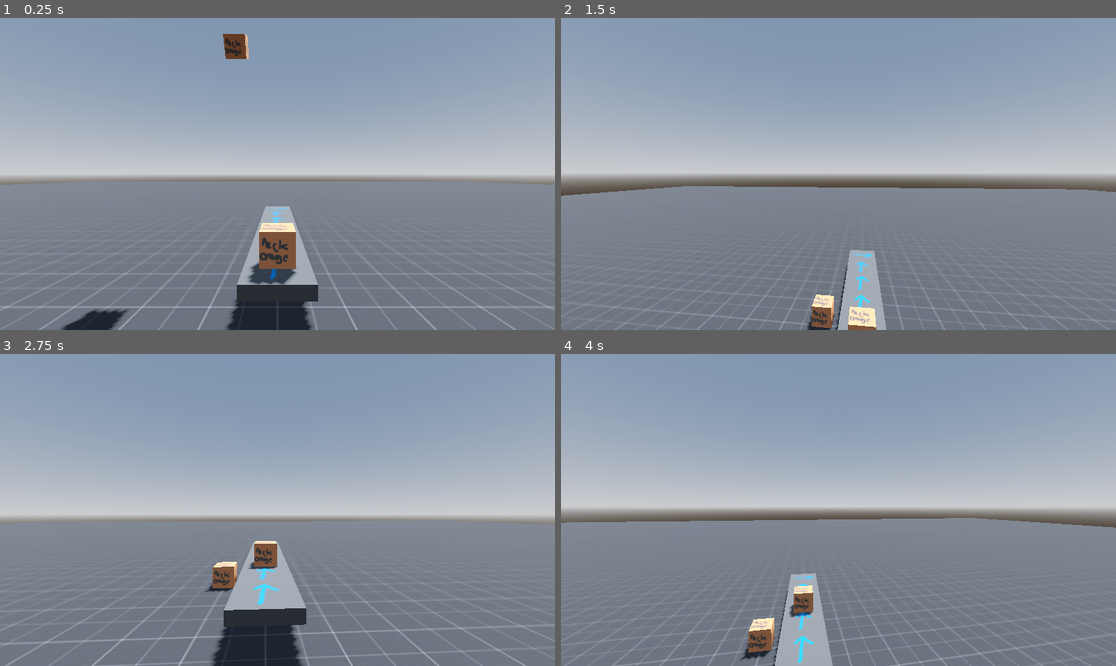
Above: before the commit, frames 1-4 (two rows, left to right).
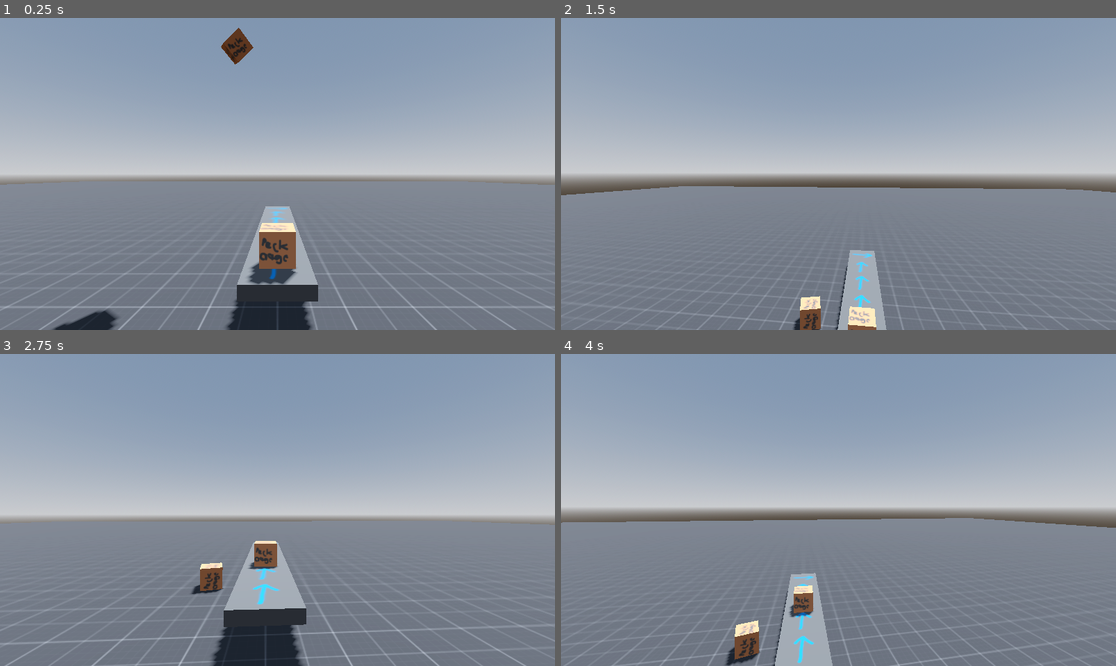
Above: after the commit, the same moments.

Repository: MrSeven3/The-Flavortown-Port
Game: Godot game, scene res://scenes/testing/testing_scene.tscn
Two runs of this game, one before a commit and one after it. Both use one fixed random seed, a clock stepped at 60 frames per second and the inputs below.
Inputs (mouse positions are in pixels of both pictures, inside the frame that each line leads up to):
- Up to frame 1 (0.25 s): no input
- Up to frame 2 (1.5 s): tap Enter at 0.5 s; move the mouse to (866, 174) at 0.52 s; hold Up from 0.53 s (still down); tap Alt at 0.6 s; tap Space at 0.77 s; move the mouse to (810, 174) at 1.27 s; tap Shift at 1.35 s
- Up to frame 3 (2.75 s): keep holding Up; tap Space at 1.52 s; move the mouse to (288, 503) at 2.02 s; tap Alt at 2.1 s
- Up to frame 4 (4 s): keep holding Up; move the mouse to (832, 516) at 2.77 s; tap Shift at 2.85 s; tap Space at 3.02, 3.77 s; move the mouse to (877, 513) at 3.52 s; tap Alt at 3.6 s

The runs differ from the first frame. In frame 1, 0.4% of the frame differs, in the area x 1-98%, y 3-100%; in frame 2, 0.6%; in frame 3, 0.6%; in frame 4, 0.8%, in the area x 0-100%, y 52-100%.

Commit message:
CONVEYORS ACTUALLY WORK

Diff:
--- /dev/null
+++ b/globals/utils.gd
@@ -0,0 +1,10 @@
+extends Node
+
+func log(caller:Node,message:String) -> void:
+	print("["+str(caller.get_path())+"] "+message)
+
+func search_array(array:Array, value) -> int:
+	for i in range(len(array)-1):
+		if array[i] == value:
+			return i
+	return -1
--- a/project.godot
+++ b/project.godot
@@ -19,6 +19,10 @@
 config/features=PackedStringArray("4.6", "Forward Plus")
 config/icon="res://icon.svg"
 
+[autoload]
+
+Utils="*uid://b4e7g8mirc5s1"
+
 [editor_plugins]
 
 enabled=PackedStringArray("res://addons/godot_super-wakatime/plugin.cfg")
--- a/scenes/testing/testing_scene.tscn
+++ b/scenes/testing/testing_scene.tscn
@@ -37,14 +37,16 @@
 [node name="Floor" type="StaticBody3D" parent="." unique_id=1723114340]
 
 [node name="CollisionShape3D" type="CollisionShape3D" parent="Floor" unique_id=1734414686]
+visible = false
 shape = SubResource("BoxShape3D_g2foc")
 
 [node name="MeshInstance3D" type="MeshInstance3D" parent="Floor" unique_id=1487616229]
+transform = Transform3D(1, 0, 0, 0, 1, 0, 0, 0, 1, -1, 0, 0)
 mesh = SubResource("BoxMesh_kiqwp")
 skeleton = NodePath("../..")
 
 [node name="ShippingCrate" parent="." unique_id=344893090 instance=ExtResource("2_g2foc")]
-transform = Transform3D(1, 0, 0, 0, 0.8660253, -0.49999997, 0, 0.49999997, 0.8660253, -1, 6.150027, -2)
+transform = Transform3D(0.70710677, -0.6123724, 0.35355338, 0.70710677, 0.6123724, -0.35355338, 0, 0.5, 0.8660253, -1, 6.150027, -2)
 
 [node name="ShippingCrate2" parent="." unique_id=783893628 instance=ExtResource("2_g2foc")]
 transform = Transform3D(1, 0, 0, 0, 1, 0, 0, 0, 1, 0, 2, 0)
@@ -65,7 +67,7 @@
 transform = Transform3D(1, 0, 0, 0, 0.99999994, 0, 0, 0, 0.99999994, 0, 1, -4)
 
 [node name="StraightConveyor7" parent="." unique_id=1038607488 instance=ExtResource("3_ix85o")]
-transform = Transform3D(-4.371139e-08, 0, -1, 0, 1, 0, 1, 0, -4.371139e-08, 0, 1, -5)
+transform = Transform3D(-4.371138e-08, 0, -1, 0, 1, 0, 1, 0, -4.371138e-08, 0, 1, -5)
 
 [node name="Player" parent="." unique_id=399662573 instance=ExtResource("4_kiqwp")]
 transform = Transform3D(1, 0, 0, 0, 1, 0, 0, 0, 1, 0, 1, 3)
--- a/template/conveyors/straight_conveyor.gd
+++ b/template/conveyors/straight_conveyor.gd
@@ -6,7 +6,7 @@
 #unoptimized ahh logic, but it works, only does overlap checks every frame
 
 func _physics_process(_delta: float) -> void:
-	conveyor_belt_dir = Vector3(0,0,-1) * global_transform.basis
+	conveyor_belt_dir = global_transform.basis * Vector3(0,0,-1)
 
 	var intersecting_objects = $Area3D.get_overlapping_bodies()
 	for object in intersecting_objects:
@@ -16,12 +16,14 @@
 
 func conveyor(object:Node3D) -> void:
 	if object.has_method("apply_dir"):
-		conveyor_belt_dir = Vector3(0,0,-1) * global_transform.basis
+		conveyor_belt_dir = global_transform.basis * Vector3(0,0,-1)
 		object.is_on_belt = true
 		object.call("apply_dir",conveyor_belt_dir)
+		Utils.log(self,str(conveyor_belt_dir))
 
 func stop_conveyoring(object:Node3D) -> void:
 	if object.has_method("apply_dir"):
-		conveyor_belt_dir = Vector3(0,0,-1) * global_transform.basis
+		conveyor_belt_dir = global_transform.basis * Vector3(0,0,-1)
 		object.is_on_belt = false
 		object.call("apply_dir",-conveyor_belt_dir)
+		Utils.log(self,str(conveyor_belt_dir))
--- a/template/conveyors/straight_conveyor.tscn
+++ b/template/conveyors/straight_conveyor.tscn
@@ -19,6 +19,7 @@
 size = Vector3(1, 0.2, 1)
 
 [node name="StraightConveyor" type="RigidBody3D" unique_id=1818859155]
+transform = Transform3D(-1, 0, 8.742278e-08, 0, 1, 0, -8.742278e-08, 0, -1, 0, 0, 0)
 gravity_scale = 0.0
 freeze = true
 freeze_mode = 1
--- a/template/player/player.gd
+++ b/template/player/player.gd
@@ -1,11 +1,10 @@
 extends CharacterBody3D
 
 const mouse_sensitivity = 0.002
-
 const jump_vel:float = 6.5
 
-const regular_speed = 2.5
-const sprint_speed = 4.5
+const regular_speed = 3.5
+const sprint_speed = 5.5
 var speed:float
 
 var should_jump:bool = false #means the player will jump on the next physics tick
--- a/template/shippingCrate/shipping_crate.gd
+++ b/template/shippingCrate/shipping_crate.gd
@@ -3,28 +3,21 @@
 var belt_velocity:Vector3 = Vector3.ZERO
 var is_on_belt:bool = false
 
-var conveyor_force := Vector3(-3,-3,-3)
+var conveyor_force := Vector3(3,3,3)
 var conveyor_dir := Vector3.ZERO
 
 @export var bounce:float = 0.3
 
 func apply_dir(dir:Vector3) -> void: #called by conveyor belts
 	conveyor_dir += dir
-
-func conveyor() -> void:
-	var areas = $ConveyorCheck.get_overlapping_areas()
-	for area in areas:
-		var area_parent = area.get_parent()
-		if "conveyor_belt_dir" in area_parent:
-			if area_parent.conveyor_belt_dir != belt_velocity:
-				belt_velocity += area_parent.conveyor_belt_dir
+	Utils.log(self,str(conveyor_dir))
 
 func _physics_process(delta: float) -> void:
 	velocity += get_gravity() * delta #Apply gravity
 
 	if is_on_belt:
 		#alt solution is to keep a list of directions, average them to get final direction and then project if this doesn't work.
-		belt_velocity = conveyor_force.project(conveyor_dir)
+		belt_velocity = conveyor_force * (conveyor_dir)
 
 		#these 3 lines are AI, because vectors suck and im sorry
 		# Override the velocity in the direction of the belt velocity
@@ -34,6 +27,7 @@
 		#me again for this if statemetn
 		if is_nan(current_motion.x) or is_nan(current_motion.y) or is_nan(current_motion.z):# and typeof(current_motion) == TYPE_FLOAT:
 			breakpoint
+
 
 		#ai again for this line
 		# Update velocity only along the belt direction, preserving other motion
Binary file added: The Flavortown Port.apple-touch-icon.png
Not shown, added: The Flavortown Port.apple-touch-icon.png.import
Binary file added: The Flavortown Port.icon.png
Not shown, added: The Flavortown Port.icon.png.import
Binary file added: The Flavortown Port.png
Not shown, added: The Flavortown Port.png.import
Not shown, changed: export_presets.cfg
Not shown, added: globals/utils.gd.uid
Not shown, added: The Flavortown Port.audio.position.worklet.js
Not shown, added: The Flavortown Port.audio.worklet.js
Not shown, added: The Flavortown Port.html
Not shown, added: The Flavortown Port.js
(and 2 more such lines)
